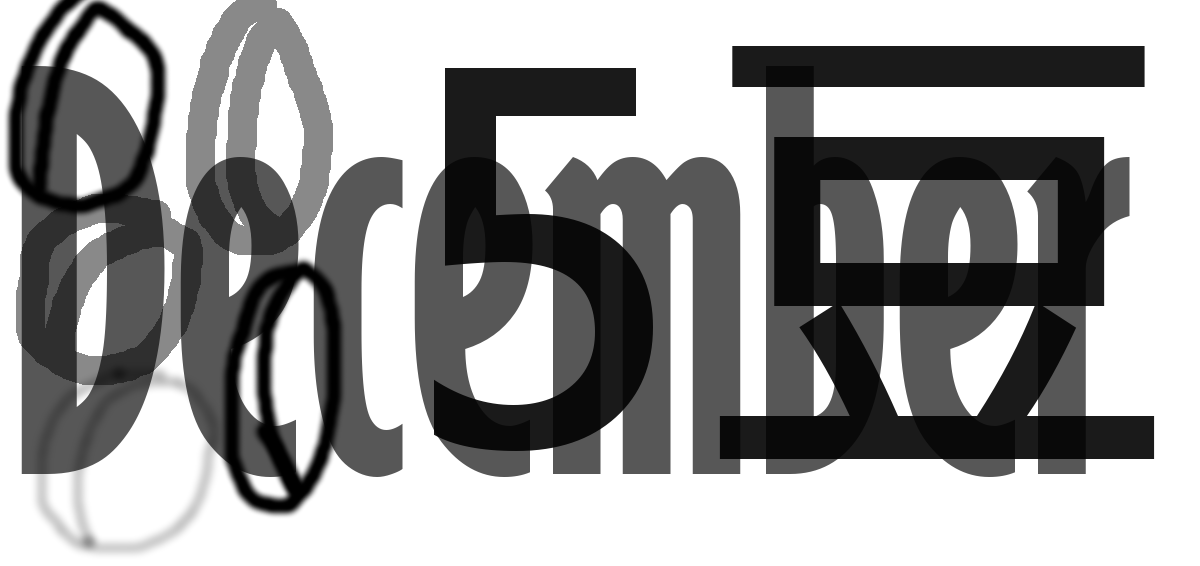
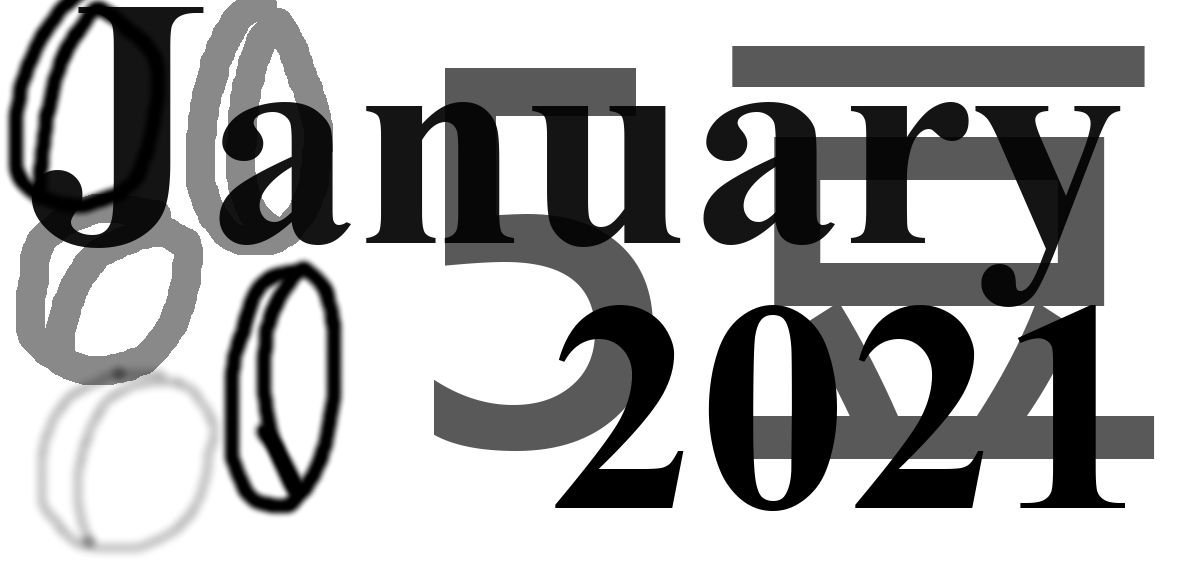
The second 1200x566 image is a revision of the first. Changes to its layers:
added layer "2021" above "圖層 #2" over [555, 305, 1125, 511]
renamed "December" to "January ...", opacity 66% → 92%, painted on it over [21, 7, 1130, 477]
"5豆": opacity 90% → 65% over [434, 46, 1155, 459]
